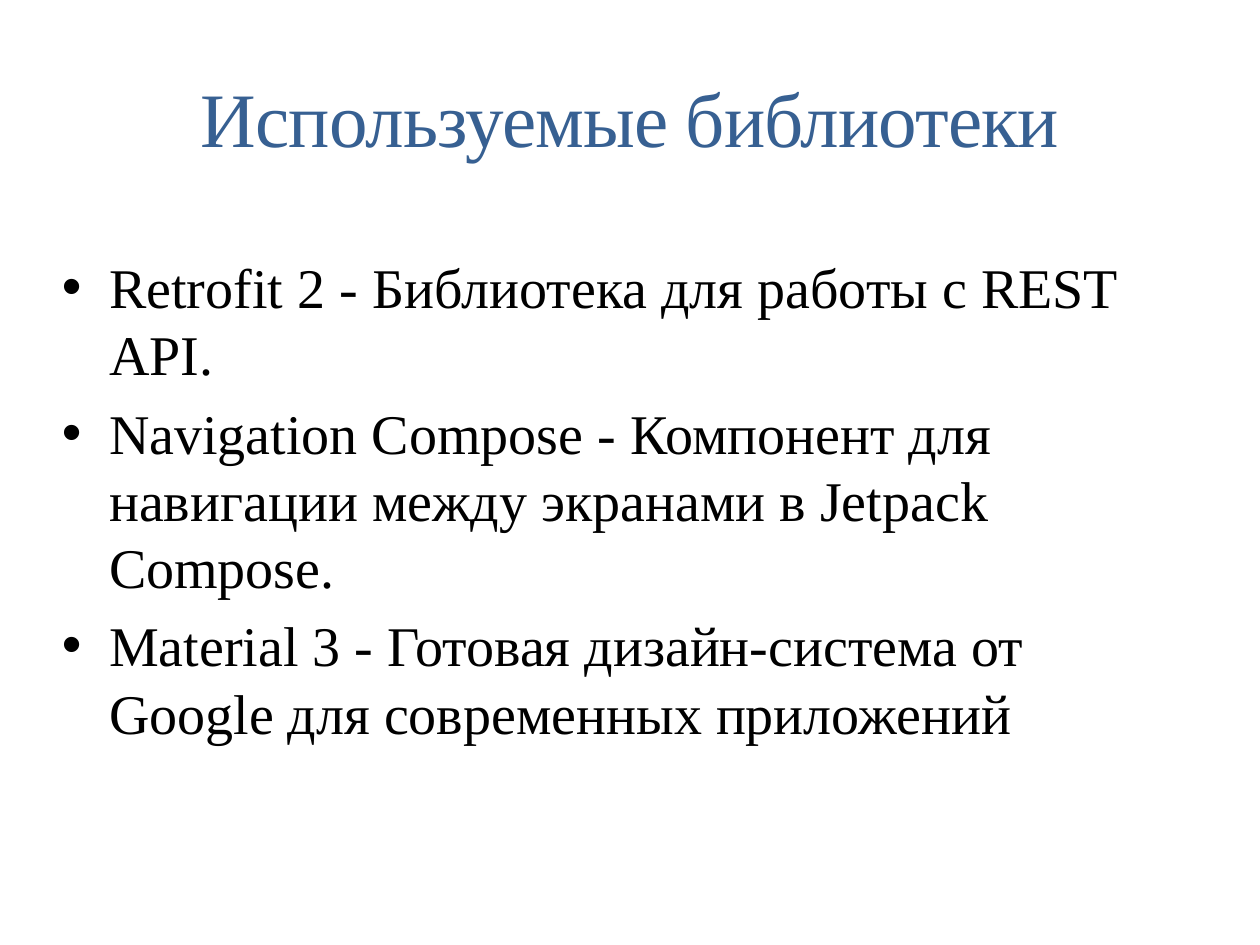
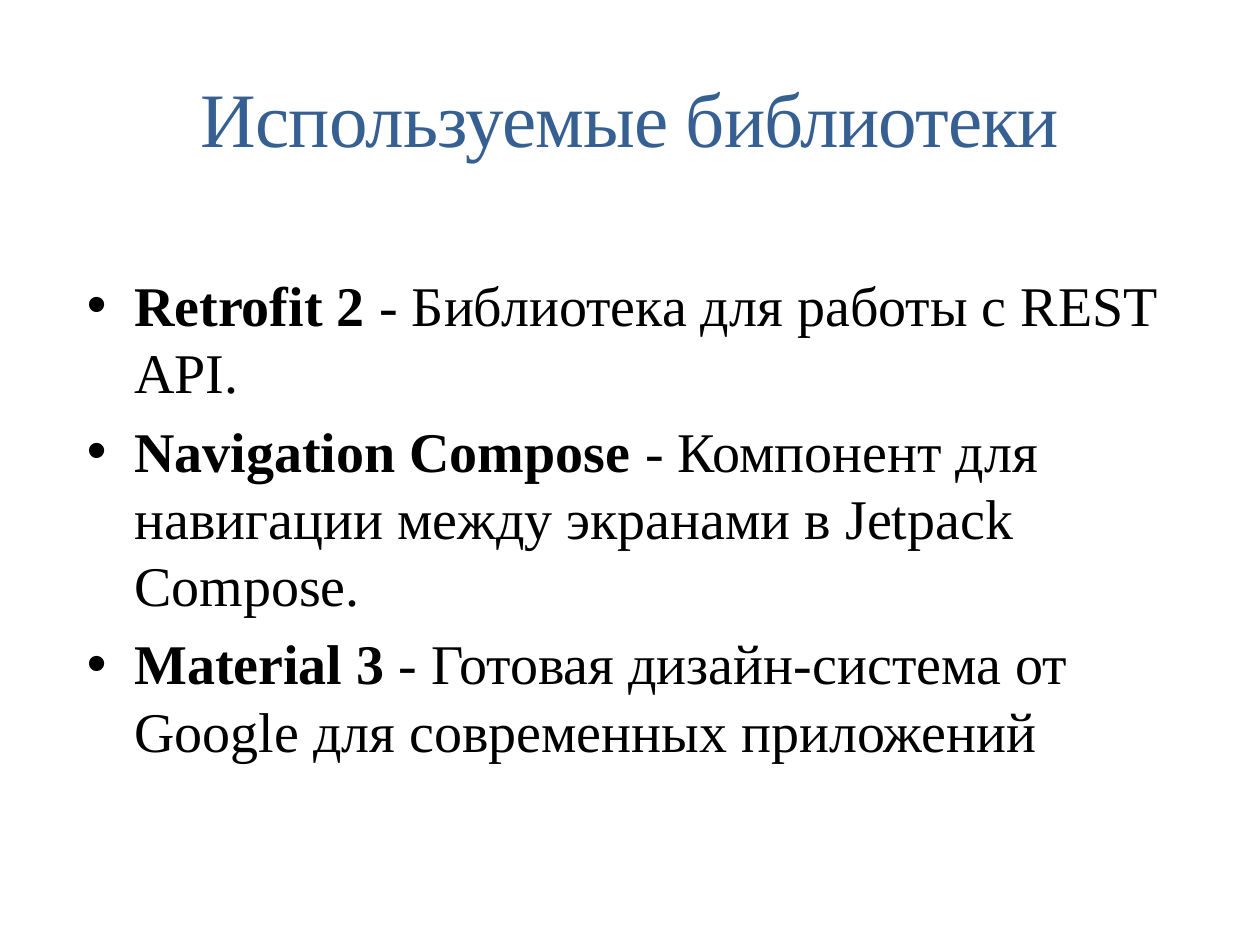
Before and after one commit to samoylovadi18/practice_mobilki, a slide deck: slide 5 of Publication/ПрезентацияСамойлова.pptx. Drawn at 1260x945 pixels with LibreOffice and Linux fonts; fonts in the diff are those of the drawing. Boxes give left, top, right and bottom in pixels: in the first picture for what was removed or moved away, otherwise in the second. Text is boxed around its words. In the diff, an @@ line names an element or a change of style, - is before the commit and + after.

```diff
--- a/Publication/ПрезентацияСамойлова.pptx
+++ b/Publication/ПрезентацияСамойлова.pptx
@@ text "Retrofit 2 - Библиотека для ...": place and size @@
-text "Retrofit 2 - Библиотека для ..." at <box>109,268,1118,744</box>
+text "Retrofit 2 - Библиотека для ..." at <box>134,286,1158,762</box>
@@ text "Retrofit 2 - Библиотека для ..." at <box>134,286,1158,762</box>: bold on in "Retrofit 2", "Navigation Compose", "Material 3" @@
```
Also in this commit, not shown: 2 other slides changed, 4 other files.
